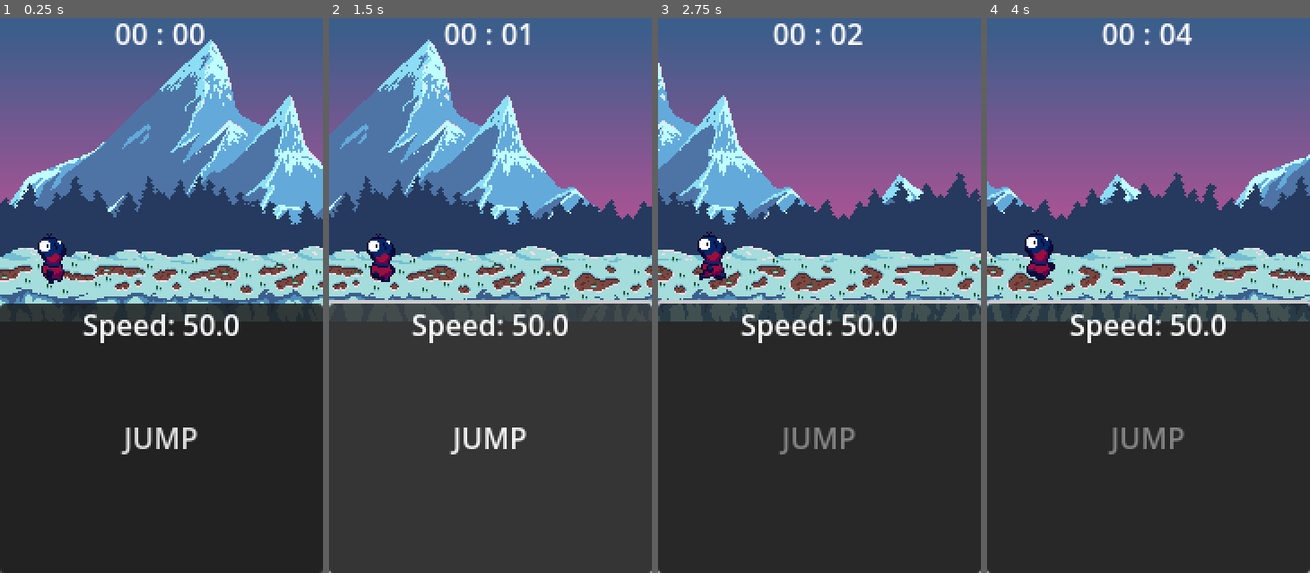
Above: before the commit, frames 1-4 (left to right).
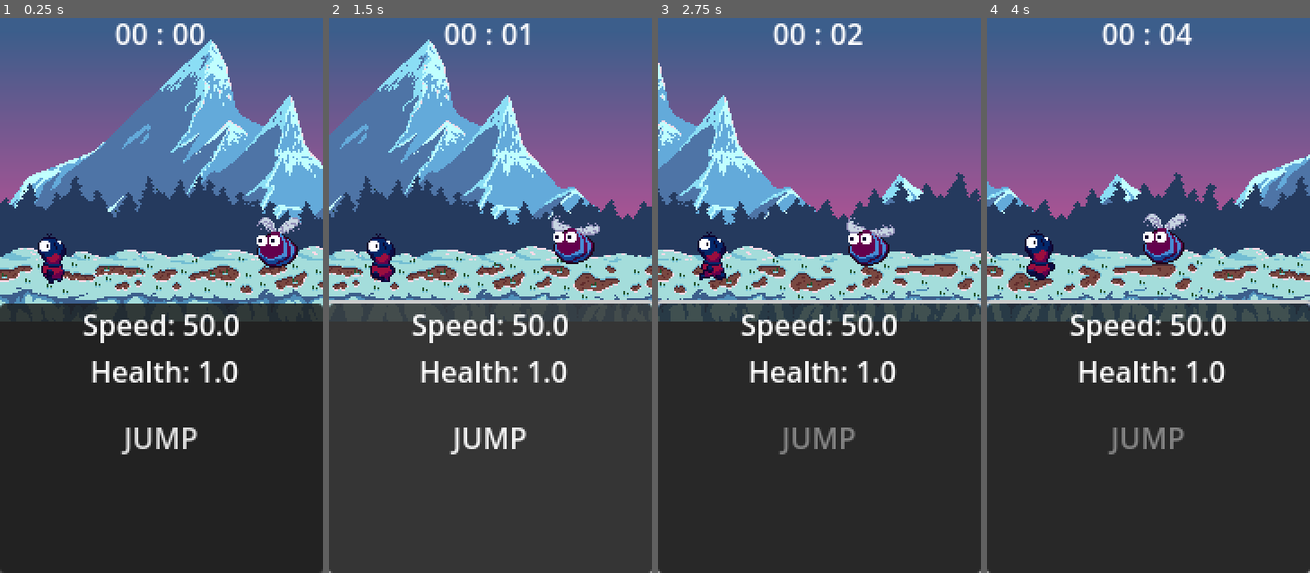
Above: after the commit, the same moments.

Repository: h1h2devs/SideScrollingTutorial
Game: Godot game, scene res://game.tscn
Two runs of this game, one before a commit and one after it. Both use one fixed random seed, a clock stepped at 60 frames per second and the inputs below.
Inputs:
- Up to frame 1 (0.25 s): no input
- Up to frame 2 (1.5 s): click "JUMP" at 0.5 s
- Up to frame 3 (2.75 s): tap Space (jump) at 1.52 s; click "JUMP" at 2 s
- Up to frame 4 (4 s): tap Space (jump) at 3.02 s; click "JUMP" at 3.5 s

The runs differ from the first frame. In frame 1, 1.6% of the frame differs, in the area x 28-94%, y 35-66%; in frame 2, 1.6%; in frame 3, 1.6%; in frame 4, 1.6%.

Commit message:
Added Enemy and damage

Diff:
--- a/game.gd
+++ b/game.gd
@@ -28,6 +28,7 @@
 
 func _ready() -> void:
 	set_scroll_speed() # sets the scroll speed and text if ur gona have a speed text
+	%health.text = " Health: " + str(player.health)
 
 func _process(delta: float) -> void:
 	increase_scroll_speed(delta)
--- a/game.tscn
+++ b/game.tscn
@@ -6,6 +6,7 @@
 [ext_resource type="Texture2D" uid="uid://b57lwqdf5ijqi" path="res://assets/bg/3.Trees_back.png" id="3_7jktm"]
 [ext_resource type="Texture2D" uid="uid://cxgo2imjs5rff" path="res://assets/bg/4.Groundt.png" id="4_ryrav"]
 [ext_resource type="PackedScene" uid="uid://b0reql6r5syoi" path="res://scenes/player.tscn" id="6_ryrav"]
+[ext_resource type="PackedScene" uid="uid://s8eg8xx6a17u" path="res://scenes/enemy.tscn" id="7_eow3j"]
 
 [sub_resource type="WorldBoundaryShape2D" id="WorldBoundaryShape2D_7jktm"]
 
@@ -140,9 +141,30 @@
 horizontal_alignment = 1
 vertical_alignment = 1
 
+[node name="health" type="Label" parent="UI/Control"]
+unique_name_in_owner = true
+layout_mode = 1
+anchors_preset = 14
+anchor_top = 0.5
+anchor_right = 1.0
+anchor_bottom = 0.5
+offset_top = 36.0
+offset_bottom = 59.0
+grow_horizontal = 2
+grow_vertical = 2
+text = "health: <value>"
+horizontal_alignment = 1
+vertical_alignment = 1
+
 [node name="Player" parent="." instance=ExtResource("6_ryrav")]
 position = Vector2(28, 131)
 JUMP_VELOCITY = -350.0
+health = 1.0
+
+[node name="Enemy" parent="." instance=ExtResource("7_eow3j")]
+position = Vector2(158, 134)
+run_speed = 15.0
+damage = 1.0
 
 [connection signal="timeout" from="Timer" to="." method="_on_timer_timeout"]
 [connection signal="button_down" from="UI/Control/MarginContainer/PanelContainer/Button" to="." method="_on_button_button_down"]
--- /dev/null
+++ b/scenes/enemy.gd
@@ -0,0 +1,17 @@
+class_name Enemy extends Area2D
+
+@export var run_speed: float = 0.0
+@export var damage: float = 0.0
+@onready var sprite: AnimatedSprite2D = %Sprite
+
+# Called every frame. 'delta' is the elapsed time since the previous frame.
+func _process(delta: float) -> void:
+	position.x -= run_speed * delta
+
+
+func _on_body_entered(body: Player) -> void:
+	sprite.play("hit")
+	body.take_damage(damage)
+
+func _on_sprite_animation_finished() -> void:
+	queue_free()
--- /dev/null
+++ b/scenes/enemy.tscn
@@ -0,0 +1,80 @@
+[gd_scene load_steps=12 format=3 uid="uid://s8eg8xx6a17u"]
+
+[ext_resource type="Texture2D" uid="uid://cbkjuiwrdawhl" path="res://assets/bee/fly.png" id="1_7p1mj"]
+[ext_resource type="Script" uid="uid://c1y87fqftmv6g" path="res://scenes/enemy.gd" id="1_md0e3"]
+[ext_resource type="Texture2D" uid="uid://btexvxmyq0p86" path="res://assets/bee/hit.png" id="2_4ra3w"]
+
+[sub_resource type="AtlasTexture" id="AtlasTexture_c4w8v"]
+atlas = ExtResource("2_4ra3w")
+region = Rect2(0, 0, 34, 33)
+
+[sub_resource type="AtlasTexture" id="AtlasTexture_xwavj"]
+atlas = ExtResource("2_4ra3w")
+region = Rect2(34, 0, 34, 33)
+
+[sub_resource type="AtlasTexture" id="AtlasTexture_7p1mj"]
+atlas = ExtResource("1_7p1mj")
+region = Rect2(0, 0, 34, 33)
+
+[sub_resource type="AtlasTexture" id="AtlasTexture_md0e3"]
+atlas = ExtResource("1_7p1mj")
+region = Rect2(34, 0, 34, 33)
+
+[sub_resource type="AtlasTexture" id="AtlasTexture_4ra3w"]
+atlas = ExtResource("1_7p1mj")
+region = Rect2(68, 0, 34, 33)
+
+[sub_resource type="AtlasTexture" id="AtlasTexture_5uy6h"]
+atlas = ExtResource("1_7p1mj")
+region = Rect2(102, 0, 34, 33)
+
+[sub_resource type="SpriteFrames" id="SpriteFrames_c4w8v"]
+animations = [{
+"frames": [{
+"duration": 1.0,
+"texture": SubResource("AtlasTexture_c4w8v")
+}, {
+"duration": 1.0,
+"texture": SubResource("AtlasTexture_xwavj")
+}],
+"loop": false,
+"name": &"hit",
+"speed": 5.0
+}, {
+"frames": [{
+"duration": 1.0,
+"texture": SubResource("AtlasTexture_7p1mj")
+}, {
+"duration": 1.0,
+"texture": SubResource("AtlasTexture_md0e3")
+}, {
+"duration": 1.0,
+"texture": SubResource("AtlasTexture_4ra3w")
+}, {
+"duration": 1.0,
+"texture": SubResource("AtlasTexture_5uy6h")
+}],
+"loop": true,
+"name": &"run",
+"speed": 10.0
+}]
+
+[sub_resource type="CircleShape2D" id="CircleShape2D_xwavj"]
+radius = 20.0
+
+[node name="Enemy" type="Area2D"]
+collision_layer = 4
+collision_mask = 2
+script = ExtResource("1_md0e3")
+
+[node name="Sprite" type="AnimatedSprite2D" parent="."]
+unique_name_in_owner = true
+sprite_frames = SubResource("SpriteFrames_c4w8v")
+animation = &"hit"
+autoplay = "run"
+
+[node name="CollisionShape2D" type="CollisionShape2D" parent="."]
+shape = SubResource("CircleShape2D_xwavj")
+
+[connection signal="body_entered" from="." to="." method="_on_body_entered"]
+[connection signal="animation_finished" from="Sprite" to="." method="_on_sprite_animation_finished"]
--- a/scenes/player.gd
+++ b/scenes/player.gd
@@ -1,6 +1,11 @@
 class_name Player extends CharacterBody2D
 
 @export var JUMP_VELOCITY = 0.0
+
+@export var health: float:
+	set(value):
+		health = value
+
 @onready var sprite: AnimatedSprite2D = %Sprite
 var can_jump :bool = false
 
@@ -17,3 +22,9 @@
 func jump() -> void:
 	velocity.y = JUMP_VELOCITY
 	can_jump = false
+
+func take_damage(amount: float) -> void:
+	health -= amount
+	%health.text = " Health: " + str(health)
+	if health <= 0:
+		print("GAME OVER")
Not shown: 1 places in game.tscn that only renumber resources
Not shown, added: scenes/enemy.gd.uid
